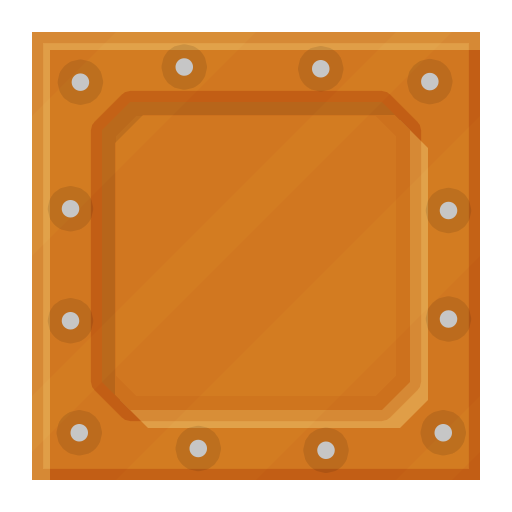
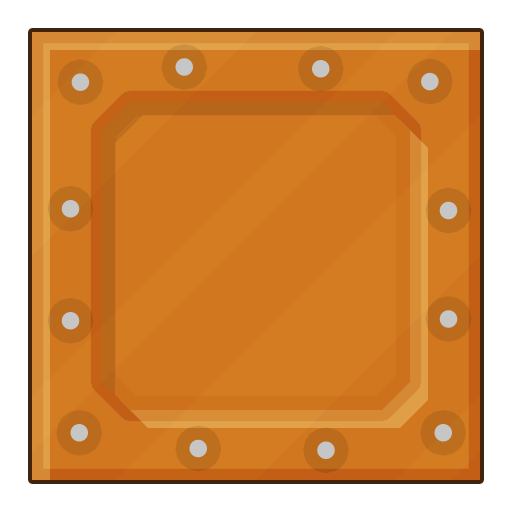
Layered file, before and after one edit (512x512). Changes by layer:
pixels changed over [28, 28, 484, 484] (layer not identified)
